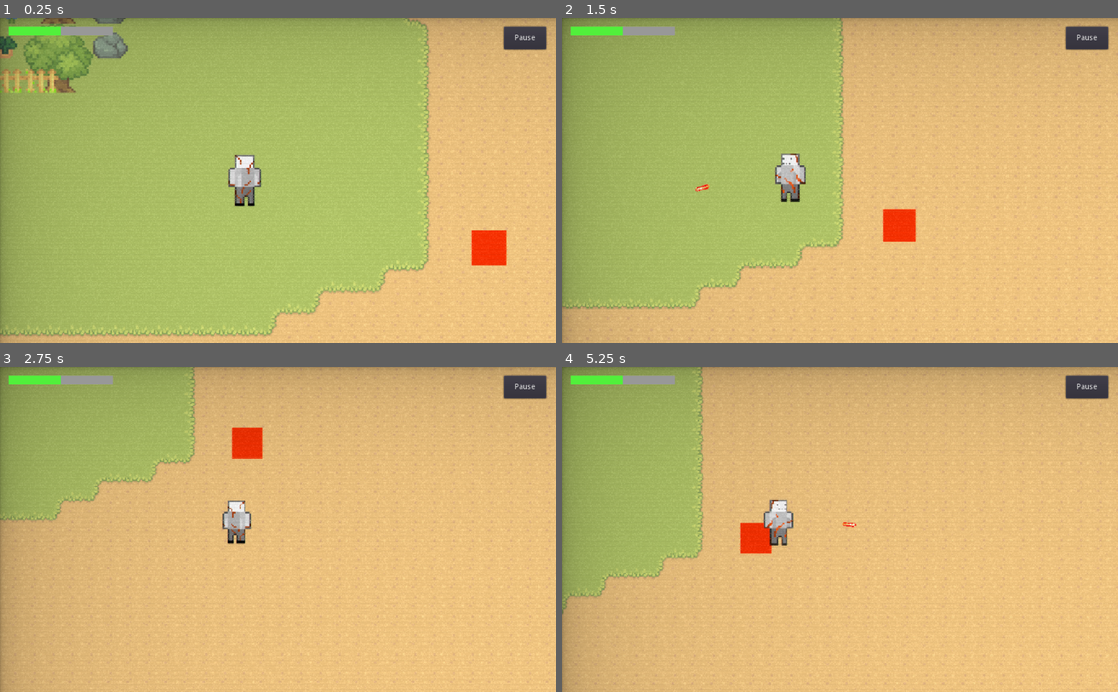
Above: before the commit, frames 1-4 (two rows, left to right).
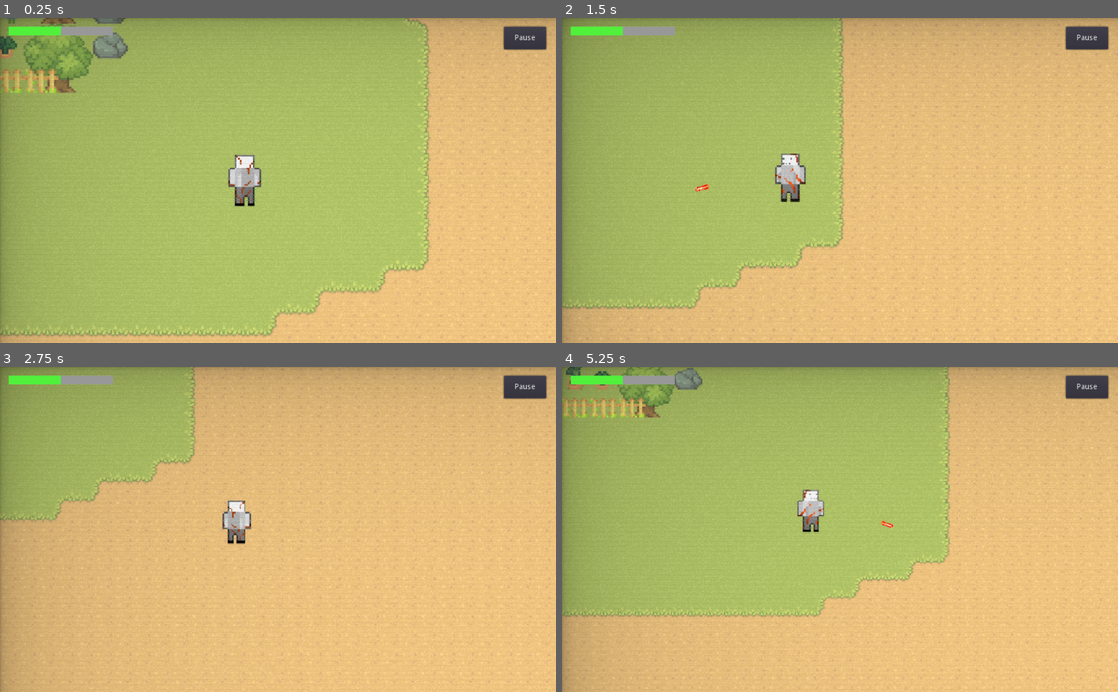
Above: after the commit, the same moments.

Repository: benhmoore/game-design-astral
Game: Godot game, scene res://scenes/Main.tscn
Same seed, same stepped clock (60 frames per second), same inputs: the game is played once before the commit and once after it. This scene is started directly instead of the project's main scene.
Inputs (mouse positions are in pixels of both pictures, inside the frame that each line leads up to):
- Up to frame 1 (0.25 s): no input
- Up to frame 2 (1.5 s): move the mouse to (962, 164) at 0.52 s; hold D (move_right) 0.53-1.28 s; click (962, 164) at 0.6 s; move the mouse to (728, 196) at 1.27 s; hold S (move_down) from 1.28 s (still down); click (728, 196) at 1.35 s
- Up to frame 3 (2.75 s): move the mouse to (333, 458) at 2.02 s; release S (move_down) at 2.03 s; hold D (move_right) from 2.03 s (still down); click (333, 458) at 2.1 s
- Up to frame 4 (5.25 s): move the mouse to (812, 594) at 2.77 s; release D (move_right) at 2.78 s; hold W (move_up) 2.78-3.53 s; click (812, 594) at 2.85 s; move the mouse to (1006, 578) at 3.52 s; hold A (move_left) 3.53-5.03 s; click (1006, 578) at 3.6 s; move the mouse to (673, 480) at 4.27 s; click (673, 480) at 4.35 s; move the mouse to (867, 529) at 5.02 s; hold S (move_down) from 5.03 s (still down); click (867, 529) at 5.1 s

The runs differ from the first frame. In frame 1, 0.7% of the frame differs, in the area x 84-92%, y 65-77%; in frame 2, 0.6%; in frame 3, 0.6%; in frame 4, 36%, in the area x 0-97%, y 0-98%.

Commit message:
Made screen effect and player HUD load automatically

Diff:
--- a/project.godot
+++ b/project.godot
@@ -17,6 +17,7 @@
 
 [autoload]
 
+ScreenEffect="*res://scenes/effects/ScreenEffect.tscn"
 PlayerHud="*res://scenes/player/PlayerHUD.tscn"
 
 [display]
--- a/scenes/Main.tscn
+++ b/scenes/Main.tscn
@@ -1,42 +1,13 @@
-[gd_scene load_steps=6 format=2]
+[gd_scene load_steps=4 format=2]
 
 [ext_resource path="res://scenes/player/PlayerCharacter.tscn" type="PackedScene" id=1]
-[ext_resource path="res://assets/shaders/CrtShader.tres" type="Material" id=2]
-[ext_resource path="res://scenes/environment/Wall.tscn" type="PackedScene" id=3]
 [ext_resource path="res://assets/music/astral-sound.wav" type="AudioStream" id=4]
 [ext_resource path="res://assets/graphics/tilemap.tres" type="TileSet" id=5]
 
 [node name="Node2D" type="Node2D"]
 
-[node name="AudioStreamPlayer" type="AudioStreamPlayer" parent="."]
-stream = ExtResource( 4 )
-volume_db = -16.314
-autoplay = true
-
 [node name="PlayerCharacter" parent="." instance=ExtResource( 1 )]
 position = Vector2( 1048, 546 )
-
-[node name="WallBlock" parent="." instance=ExtResource( 3 )]
-position = Vector2( 1497, 670 )
-__meta__ = {
-"_edit_lock_": true
-}
-
-[node name="StaticBody2D" type="StaticBody2D" parent="."]
-
-[node name="CollisionPolygon2D" type="CollisionPolygon2D" parent="StaticBody2D"]
-polygon = PoolVector2Array( -646, -705, 2917, -693, 2910, 1769, -671, 1751, -646, -704, -800, -708, -803, 1815, 3046, 1826, 3031, -793, -801, -814, -800, -709 )
-
-[node name="CanvasLayer" type="CanvasLayer" parent="."]
-
-[node name="TextureRect" type="ColorRect" parent="CanvasLayer"]
-material = ExtResource( 2 )
-margin_right = 1920.0
-margin_bottom = 1080.0
-mouse_default_cursor_shape = 3
-__meta__ = {
-"_edit_lock_": true
-}
 
 [node name="Tile Maps" type="Node" parent="."]
 
@@ -69,3 +40,8 @@
 
 [node name="CollisionPolygon2D" type="CollisionPolygon2D" parent="Tile Maps/Colliders" groups=["walls"]]
 polygon = PoolVector2Array( 139, 115, 188, 248, 157, 377, 176, 387, 444, 386, 440, 253, 522, 256, 517, 389, 731, 376, 743, 322, 821, 313, 808, 261, 829, 235, 802, 205, 856, 189, 892, 145, 899, 79, 725, 78, 608, 59, 477, 18, 353, 68 )
+
+[node name="MusicPlayer" type="AudioStreamPlayer" parent="."]
+stream = ExtResource( 4 )
+volume_db = -16.314
+autoplay = true
--- /dev/null
+++ b/scenes/effects/ScreenEffect.tscn
@@ -0,0 +1,14 @@
+[gd_scene load_steps=2 format=2]
+
+[ext_resource path="res://assets/shaders/CrtShader.tres" type="Material" id=1]
+
+[node name="ScreenEffect" type="CanvasLayer"]
+
+[node name="TextureRect" type="ColorRect" parent="."]
+material = ExtResource( 1 )
+margin_right = 1920.0
+margin_bottom = 1080.0
+mouse_default_cursor_shape = 3
+__meta__ = {
+"_edit_lock_": true
+}
--- /dev/null
+++ b/scenes/pickups/Battery.tscn
@@ -0,0 +1,30 @@
+[gd_scene load_steps=6 format=2]
+
+[ext_resource path="res://assets/graphics/pickups/battery.png" type="Texture" id=1]
+
+[sub_resource type="AtlasTexture" id=1]
+atlas = ExtResource( 1 )
+region = Rect2( 0, 0, 32, 32 )
+
+[sub_resource type="AtlasTexture" id=2]
+atlas = ExtResource( 1 )
+region = Rect2( 32, 0, 32, 32 )
+
+[sub_resource type="AtlasTexture" id=3]
+atlas = ExtResource( 1 )
+region = Rect2( 64, 0, 32, 32 )
+
+[sub_resource type="SpriteFrames" id=4]
+animations = [ {
+"frames": [ SubResource( 1 ), SubResource( 2 ), SubResource( 3 ) ],
+"loop": true,
+"name": "battery.idle",
+"speed": 5.0
+} ]
+
+[node name="Node2D" type="Node2D"]
+
+[node name="AnimatedSprite" type="AnimatedSprite" parent="."]
+frames = SubResource( 4 )
+animation = "battery.idle"
+playing = true
--- a/scenes/player/PlayerCharacter.tscn
+++ b/scenes/player/PlayerCharacter.tscn
@@ -117,5 +117,6 @@
 position = Vector2( 25.6667, 26 )
 frames = SubResource( 2 )
 animation = "idle.front.right"
+frame = 2
 speed_scale = 0.8
 playing = true
--- a/scenes/title_screen/TitleScreen.tscn
+++ b/scenes/title_screen/TitleScreen.tscn
@@ -7,29 +7,32 @@
 [ext_resource path="res://scenes/title_screen/title_screen.gd" type="Script" id=5]
 [ext_resource path="res://assets/graphics/logos/outcastlogo.png" type="Texture" id=6]
 
-[node name="TitleScreen" type="Control"]
+[node name="CanvasLayer" type="CanvasLayer"]
+layer = 3
+
+[node name="TitleScreen" type="Control" parent="."]
 anchor_right = 1.0
 anchor_bottom = 1.0
 script = ExtResource( 5 )
 
-[node name="Menu" type="VBoxContainer" parent="."]
+[node name="Menu" type="VBoxContainer" parent="TitleScreen"]
 margin_left = 100.0
 margin_right = 940.0
 margin_bottom = 570.0
 
-[node name="Logo" type="TextureRect" parent="Menu"]
+[node name="Logo" type="TextureRect" parent="TitleScreen/Menu"]
 margin_right = 840.0
 margin_bottom = 371.0
 texture = ExtResource( 6 )
 stretch_mode = 4
 
-[node name="CenterRow" type="HBoxContainer" parent="Menu"]
+[node name="CenterRow" type="HBoxContainer" parent="TitleScreen/Menu"]
 margin_top = 375.0
 margin_right = 840.0
 margin_bottom = 535.0
 size_flags_vertical = 3
 
-[node name="Buttons" type="VBoxContainer" parent="Menu/CenterRow"]
+[node name="Buttons" type="VBoxContainer" parent="TitleScreen/Menu/CenterRow"]
 margin_right = 840.0
 margin_bottom = 160.0
 size_flags_horizontal = 3
@@ -37,25 +40,25 @@
 custom_constants/separation = 20
 alignment = 1
 
-[node name="StartGameButton" parent="Menu/CenterRow/Buttons" instance=ExtResource( 1 )]
+[node name="StartGameButton" parent="TitleScreen/Menu/CenterRow/Buttons" instance=ExtResource( 1 )]
 margin_bottom = 30.0
 rect_min_size = Vector2( 360, 30 )
 script = ExtResource( 4 )
 scene_to_load = "res://scenes/Main.tscn"
 
-[node name="OptionsButton" parent="Menu/CenterRow/Buttons" instance=ExtResource( 2 )]
+[node name="OptionsButton" parent="TitleScreen/Menu/CenterRow/Buttons" instance=ExtResource( 2 )]
 margin_top = 50.0
 margin_bottom = 80.0
 rect_min_size = Vector2( 360, 30 )
 script = ExtResource( 4 )
 scene_to_load = "res://scenes/TitleScreen/OptionsScene.tscn"
 
-[node name="QuitGameButton" parent="Menu/CenterRow/Buttons" instance=ExtResource( 3 )]
+[node name="QuitGameButton" parent="TitleScreen/Menu/CenterRow/Buttons" instance=ExtResource( 3 )]
 margin_top = 100.0
 margin_bottom = 160.0
 script = ExtResource( 4 )
 
-[node name="VersionLabel" type="Label" parent="Menu"]
+[node name="VersionLabel" type="Label" parent="TitleScreen/Menu"]
 margin_top = 539.0
 margin_right = 840.0
 margin_bottom = 570.0
@@ -65,4 +68,4 @@
 align = 1
 valign = 2
 
-[connection signal="pressed" from="Menu/CenterRow/Buttons/QuitGameButton" to="." method="_on_QuitGameButton_pressed"]
+[connection signal="pressed" from="TitleScreen/Menu/CenterRow/Buttons/QuitGameButton" to="TitleScreen" method="_on_QuitGameButton_pressed"]
Binary file added: assets/graphics/pickups/battery.png
Not shown, added: assets/graphics/pickups/battery.png.import
